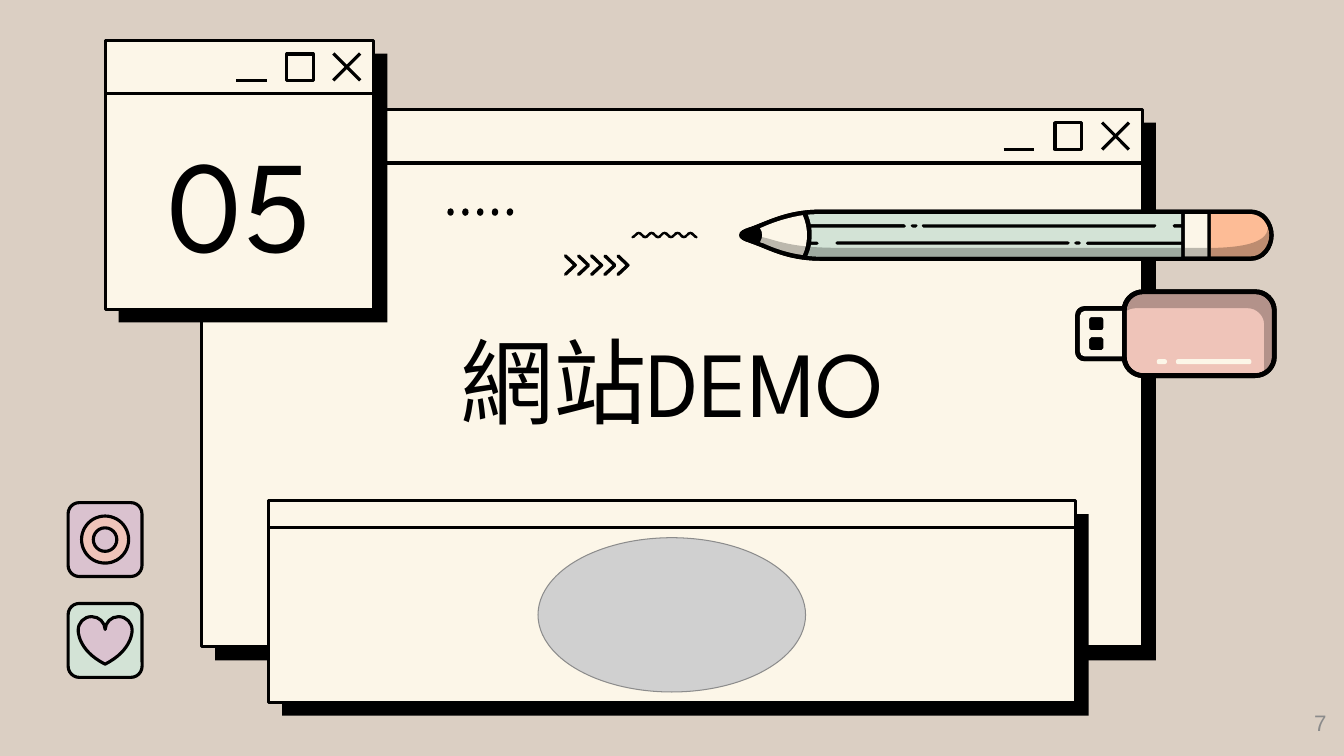
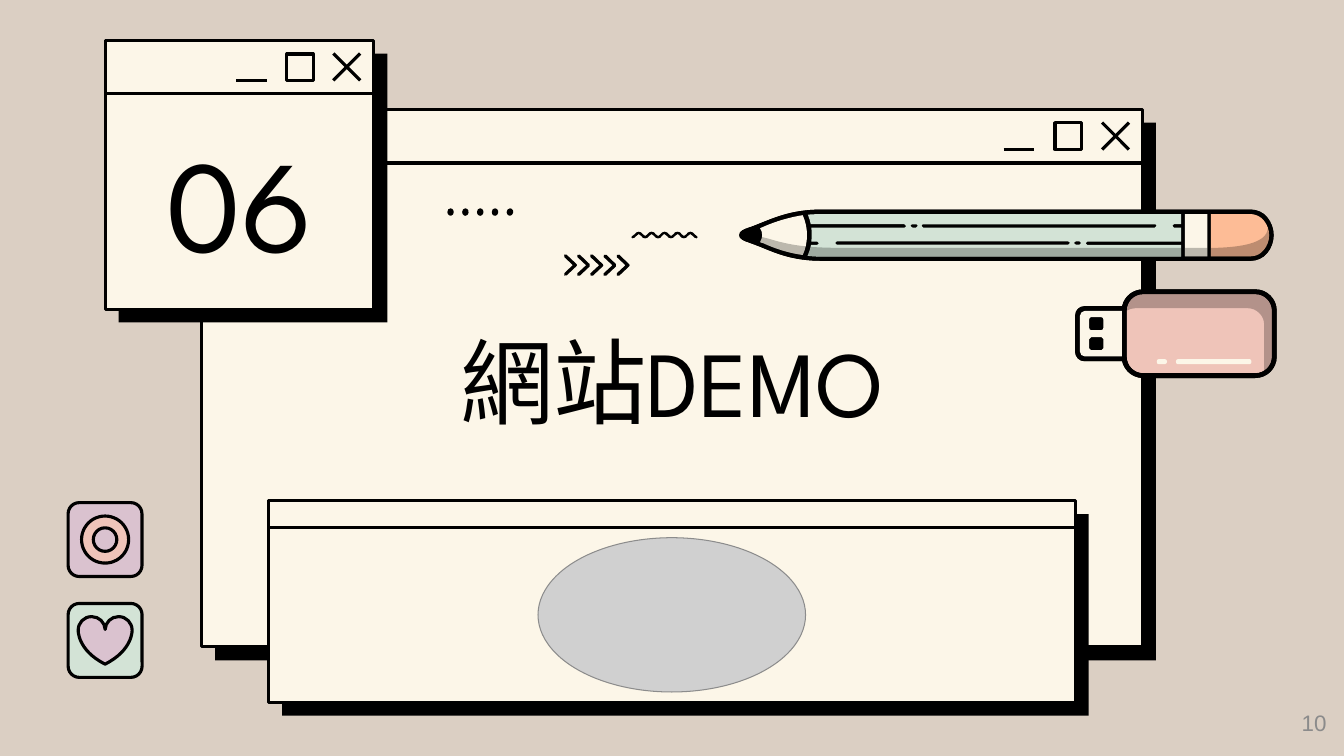
Before and after one commit to tim93009/iSpan_Midterm-Project, a slide deck: slide 10 of 簡報檔/midterm project_chang.pptx (slide 7 before the commit). Drawn at 1344x756 pixels with LibreOffice and Linux fonts; fonts in the diff are those of the drawing; grey boxes stand for pictures; background and template pictures are left out. Boxes give left, top, right and bottom in pixels: in the first picture for what was removed or moved away, otherwise in the second. Text is boxed around its words. In the diff, an @@ line names an element or a change of style, - is before the commit and + after.

```diff
--- a/簡報檔/midterm project_chang.pptx
+++ b/簡報檔/midterm project_chang.pptx
@@ title at (x1=166, y1=164, x2=313, y2=254): text changed @@
-05
+06
@@ page number at (x1=1302, y1=715, x2=1327, y2=731): text changed @@
-7
+10
```
Also in this commit, not shown: 3 other slides changed, 3 slides added.
